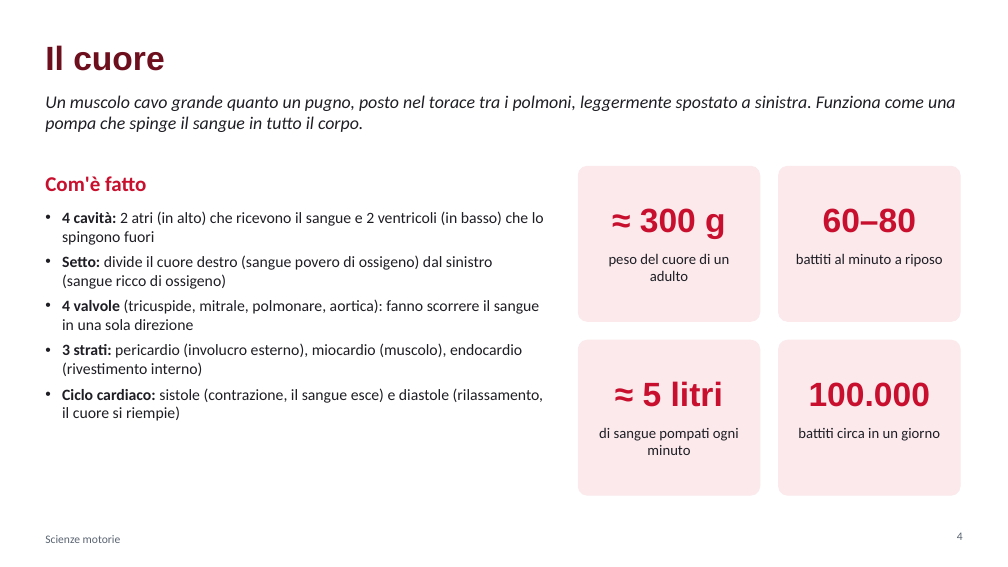
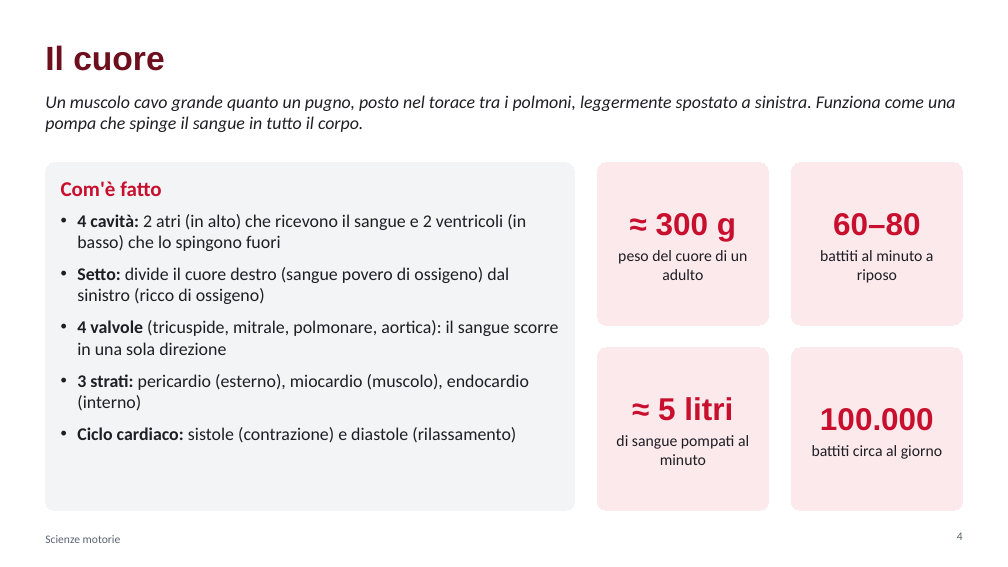
Before and after one commit to krazerrino/ginnastica, a slide deck: slide 4 of Cuore_respiro_e_primo_soccorso.pptx. Drawn at 1008x567 pixels with LibreOffice and Linux fonts; fonts in the diff are those of the drawing. Boxes give left, top, right and bottom in pixels: in the first picture for what was removed or moved away, otherwise in the second. Text is boxed around its words. In the diff, an @@ line names an element or a change of style, - is before the commit and + after.

```diff
--- a/Cuore_respiro_e_primo_soccorso.pptx
+++ b/Cuore_respiro_e_primo_soccorso.pptx
@@ rounded rectangle "Com'è fatto": place and size @@
-rounded rectangle "Com'è fatto" at (62, 211, 544, 421)
+rounded rectangle "Com'è fatto" at (45, 163, 575, 510)
@@ rounded rectangle "Com'è fatto" at (45, 163, 575, 510): fill none to #F3F4F6; outline none to #F3F4F6 0.75 pt @@
@@ text removed at (45, 176, 146, 191) @@
-Com'è fatto
@@ rounded rectangle removed at (578, 166, 760, 321) @@
@@ rounded rectangle "≈ 300 g": place and size @@
-rounded rectangle "≈ 300 g" at (609, 253, 729, 281)
+rounded rectangle "≈ 300 g" at (597, 163, 769, 325)
@@ rounded rectangle removed at (779, 166, 960, 321) @@
@@ rounded rectangle "60–80": place and size @@
-rounded rectangle "60–80" at (796, 253, 942, 267)
+rounded rectangle "60–80" at (792, 163, 963, 325)
@@ text in rounded rectangle at (61, 181, 161, 196): paragraph added @@
+Com'è fatto
@@ text removed at (640, 208, 725, 239) @@
-≈ 300 g
@@ text removed at (823, 208, 916, 233) @@
-60–80
@@ text in rounded rectangle at (77, 214, 526, 251): size 15 to 17 pt in "4 cavità: 2 atri (in alto) che ..."; more space between paragraphs @@
@@ text in rounded rectangle at (656, 213, 736, 241): paragraph added @@
+≈ 300 g
@@ text in rounded rectangle at (833, 213, 921, 236): paragraph added @@
+60–80
@@ text in rounded rectangle at (77, 267, 559, 443): text changed; size 15 to 17 pt @@
-• Setto: divide il cuore destro (sangue povero di ossigeno) dal sinistro (sangue ricco di ossigeno)
-• 4 valvole (tricuspide, mitrale, polmonare, aortica): fanno scorrere il sangue in una sola direzione
-• 3 strati: pericardio (involucro esterno), miocardio (muscolo), endocardio (rivestimento interno)
-• Ciclo cardiaco: sistole (contrazione, il sangue esce) e diastole (rilassamento, il cuore si riempie)
+• Setto: divide il cuore destro (sangue povero di ossigeno) dal sinistro (ricco di ossigeno)
+• 4 valvole (tricuspide, mitrale, polmonare, aortica): il sangue scorre in una sola direzione
+• 3 strati: pericardio (esterno), miocardio (muscolo), endocardio (interno)
+• Ciclo cardiaco: sistole (contrazione) e diastole (rilassamento)
@@ text in rounded rectangle at (618, 250, 748, 280): size 14 to 15 pt in "peso del cuore di un adulto" @@
@@ text in rounded rectangle at (820, 250, 934, 283): size 14 to 15 pt in "battiti al minuto a riposo" @@
@@ rounded rectangle removed at (578, 340, 760, 495) @@
@@ vertical alignment top to middle; fill none to #FBE9EC; outline none to #FBE9EC 0.75 pt in 3 elements at (597, 163, 769, 325), (792, 163, 963, 325), (597, 348, 769, 510) @@
@@ rounded rectangle "≈ 5 litri": place and size @@
-rounded rectangle "≈ 5 litri" at (599, 428, 739, 455)
+rounded rectangle "≈ 5 litri" at (597, 348, 769, 510)
@@ rounded rectangle removed at (779, 340, 960, 495) @@
@@ rounded rectangle added at (792, 348, 963, 510), fill #FBE9EC, outline #FBE9EC 0.75 pt, 15 pt, text #1E1E24 @@
+100.000
+battiti circa al giorno
@@ text removed at (643, 381, 723, 407) @@
-≈ 5 litri
@@ text removed at (809, 382, 930, 407) @@
-100.000
@@ text in rounded rectangle at (616, 397, 749, 465): text changed; size 14 to 15 pt @@
-di sangue pompati ogni minuto
+≈ 5 litri
+di sangue pompati al minuto
@@ text removed at (798, 428, 940, 441) @@
-battiti circa in un giorno
```
Also in this commit, not shown: 36 other slides changed, 1 other file.
